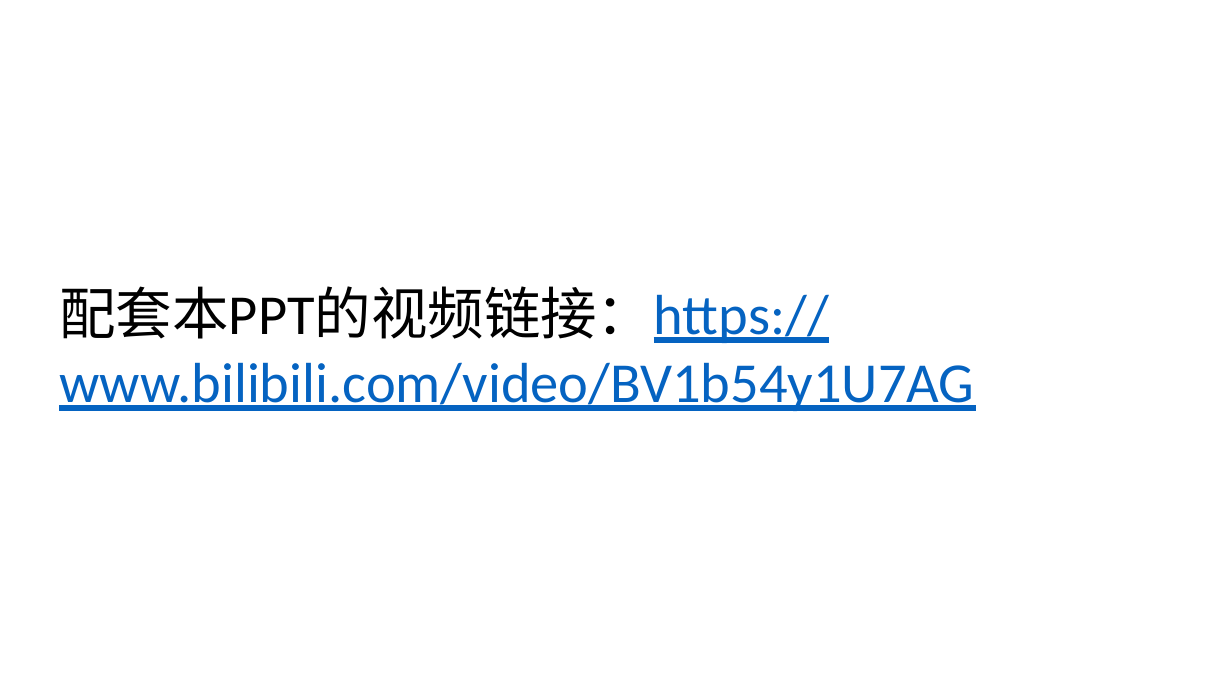
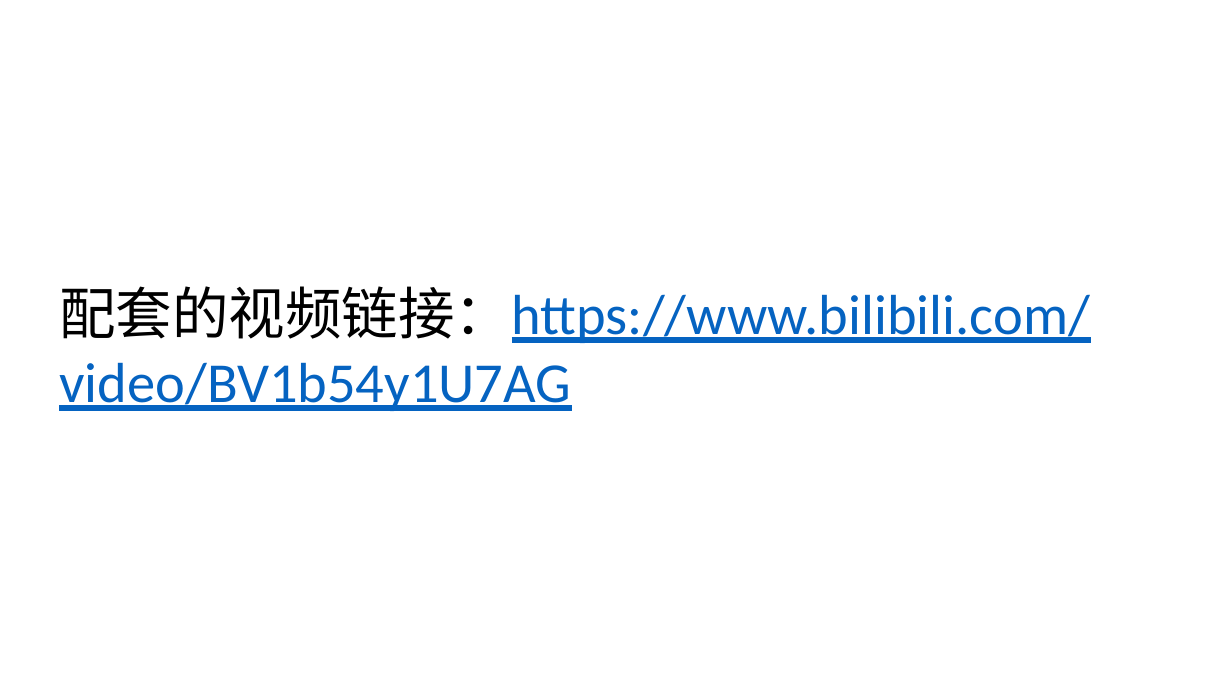
Before and after one commit to mysterywolf/RT-Thread-wrapper-of-uCOS-III, a slide deck: slide 1 of docs/uCOS-III Wrapper.pptx. Drawn at 1232x693 pixels with LibreOffice and Linux fonts; fonts in the diff are those of the drawing. Boxes give left, top, right and bottom in pixels: in the first picture for what was removed or moved away, otherwise in the second. Text is boxed around its words. In the diff, an @@ line names an element or a change of style, - is before the commit and + after.

```diff
--- a/docs/uCOS-III Wrapper.pptx
+++ b/docs/uCOS-III Wrapper.pptx
@@ text at (59,286,1089,411): text changed @@
-配套本PPT的视频链接：https://www.bilibili.com/video/BV1b54y1U7AG
+配套的视频链接：https://www.bilibili.com/video/BV1b54y1U7AG
```
